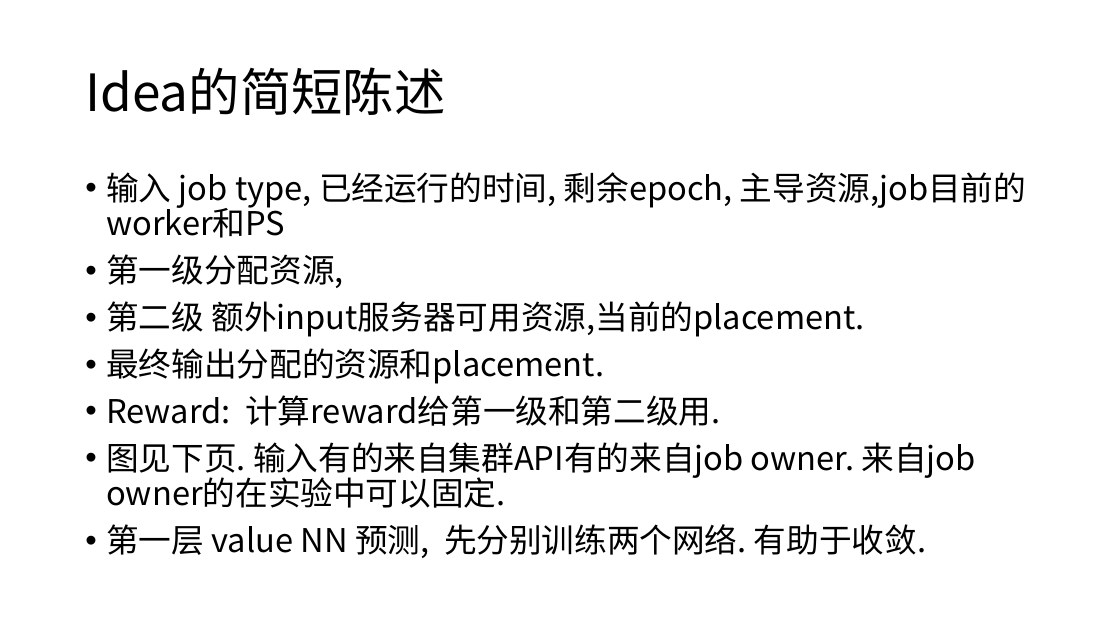
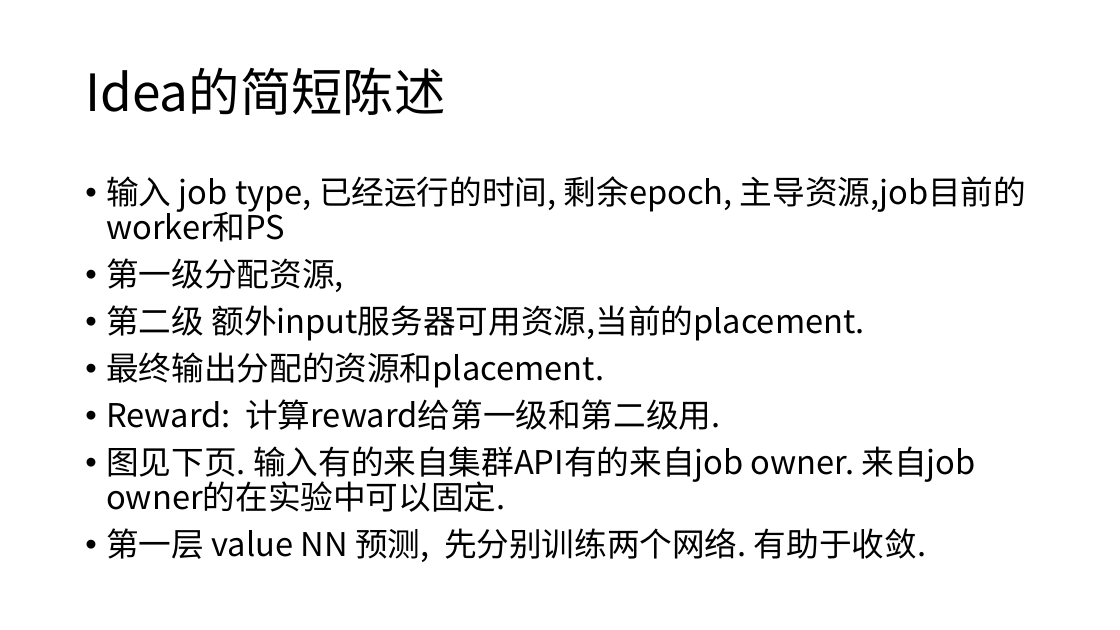
Before and after one commit to LukeLIN-web/distrubuted-ML-system, a slide deck: slide 3 of week report/7.28问题.pptx. Drawn at 1120x630 pixels with LibreOffice and Linux fonts; fonts in the diff are those of the drawing. Boxes give left, top, right and bottom in pixels: in the first picture for what was removed or moved away, otherwise in the second. Text is boxed around its words. In the diff, an @@ line names an element or a change of style, - is before the commit and + after.

```diff
--- a/week report/7.28问题.pptx
+++ b/week report/7.28问题.pptx
@@ text "输入 job type, 已经运行的时间, 剩余epoch, ...": place and size @@
-text "输入 job type, 已经运行的时间, 剩余epoch, ..." at bbox=[106, 172, 1026, 558]
+text "输入 job type, 已经运行的时间, 剩余epoch, ..." at bbox=[106, 176, 1026, 562]
```
Also in this commit, not shown: 2 other slides changed, 3 other files.
